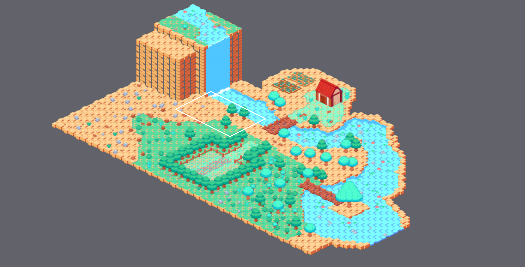
Two states of a Tiled map (JSON), public/assets/maps/farm.tmj. The picture above shows the old version from afar; the outline marks the close-up.
Close-up. As it was:
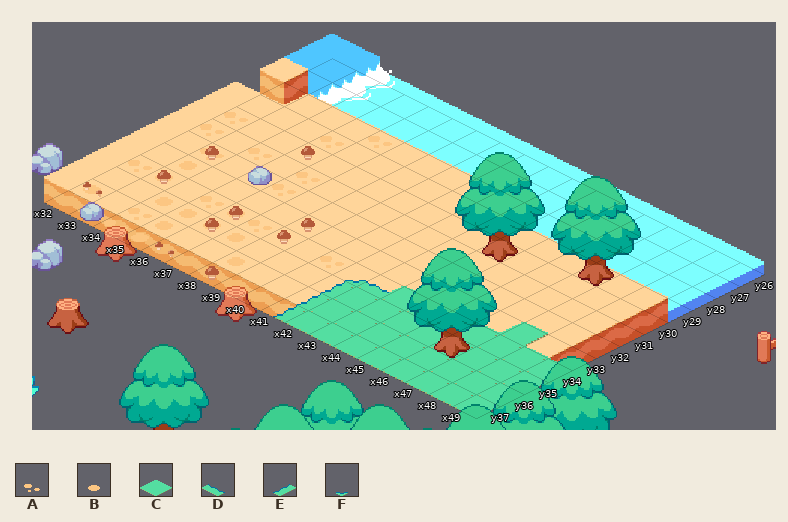
Cells are 32x16 px. Isometric: x runs down to the right, y down to the left. Shown: x 32..49, y 26..37. The commit also changed other parts of the map, which this record leaves out.
Key: from "Terrain": A 39, B 42, C 44, D 58, E 59, F 73.
_ is an empty cell.
Layers that did not change in this view are not listed.
Layer "floor_top_grass" before, first column x 32:
26 __________________
27 __________________
28 ____A_____________
29 ___A______________
30 A_________________
31 A_A_A_____________
32 _A__A_____________
33 _B_____________C__
34 AB_ABA__AFDCCCCCCC
35 __BBBB___ECCCCCCCC
36 B_AB__B__ECCCCCCCC
37 __AB_____ECCCCCCCC
Now the later version:
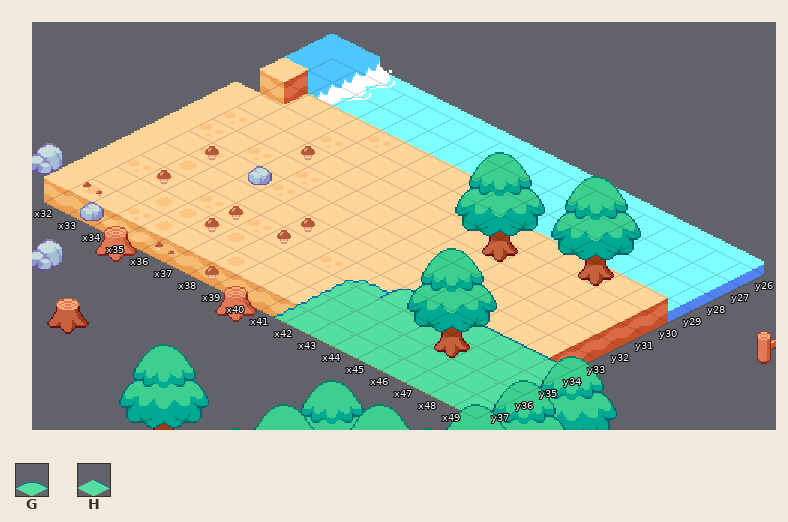
Further tiles: from "Terrain": G 46, H 51.
Diff:
Changed rows in their new state; . is an unchanged cell.
Layer "floor_top_grass":
first column x 43:
33 ...._..
34 GH.HHHH
Boxes around the changes in both close-ups, in picture pixels (x1, y1, x2, y2):
changed: (380, 286, 557, 362)
